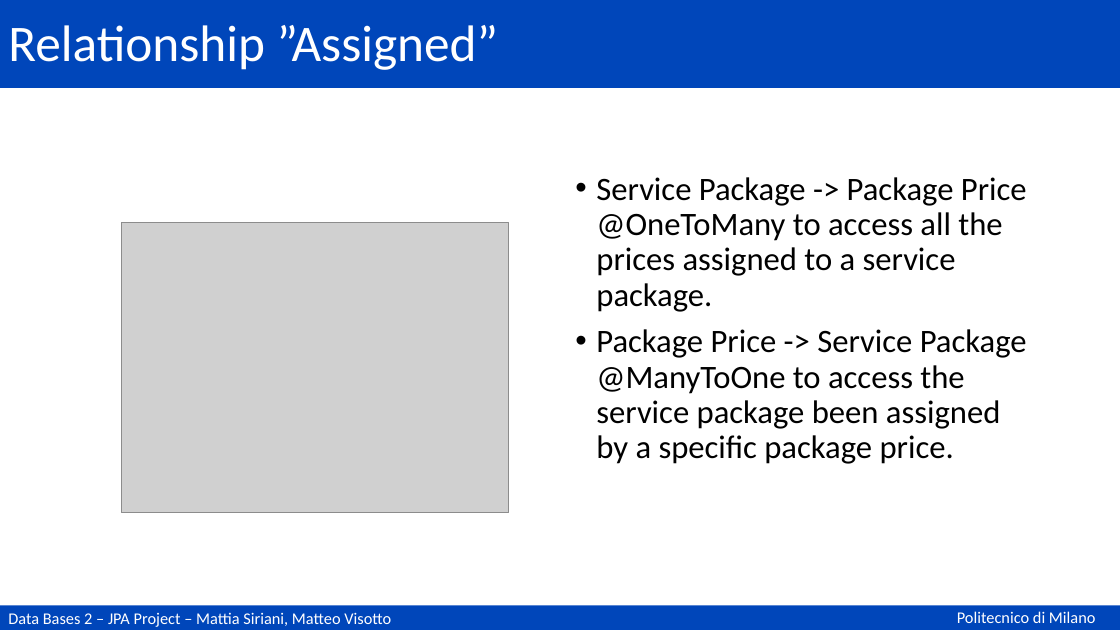
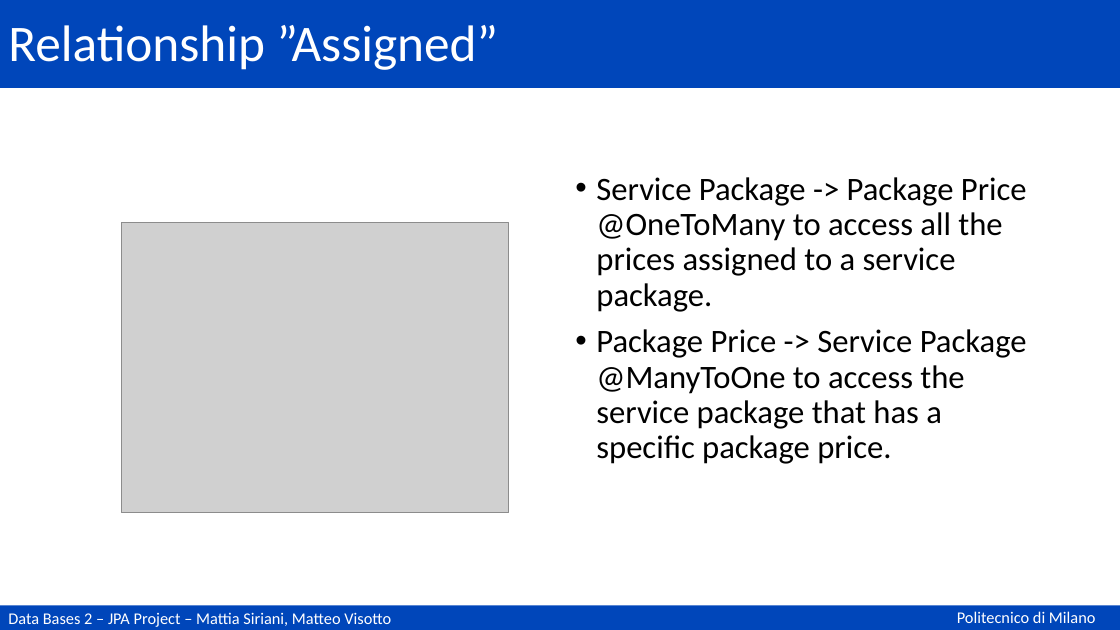
Before and after one commit to matteovisotto/DB2-SirianiVisotto, a slide deck: slide 63 of Documentation.pptx. Drawn at 1120x630 pixels with LibreOffice and Linux fonts; fonts in the diff are those of the drawing; grey boxes stand for pictures. Boxes give left, top, right and bottom in pixels: in the first picture for what was removed or moved away, otherwise in the second. Text is boxed around its words. In the diff, an @@ line names an element or a change of style, - is before the commit and + after.

```diff
--- a/Documentation.pptx
+++ b/Documentation.pptx
@@ text at (596, 329, 1027, 464): text changed @@
-• Package Price -> Service Package @ManyToOne to access the service package been assigned by a specific package price.
+• Package Price -> Service Package @ManyToOne to access the service package that has a specific package price.
```
Also in this commit, not shown: 11 other slides changed, 3 other files.
